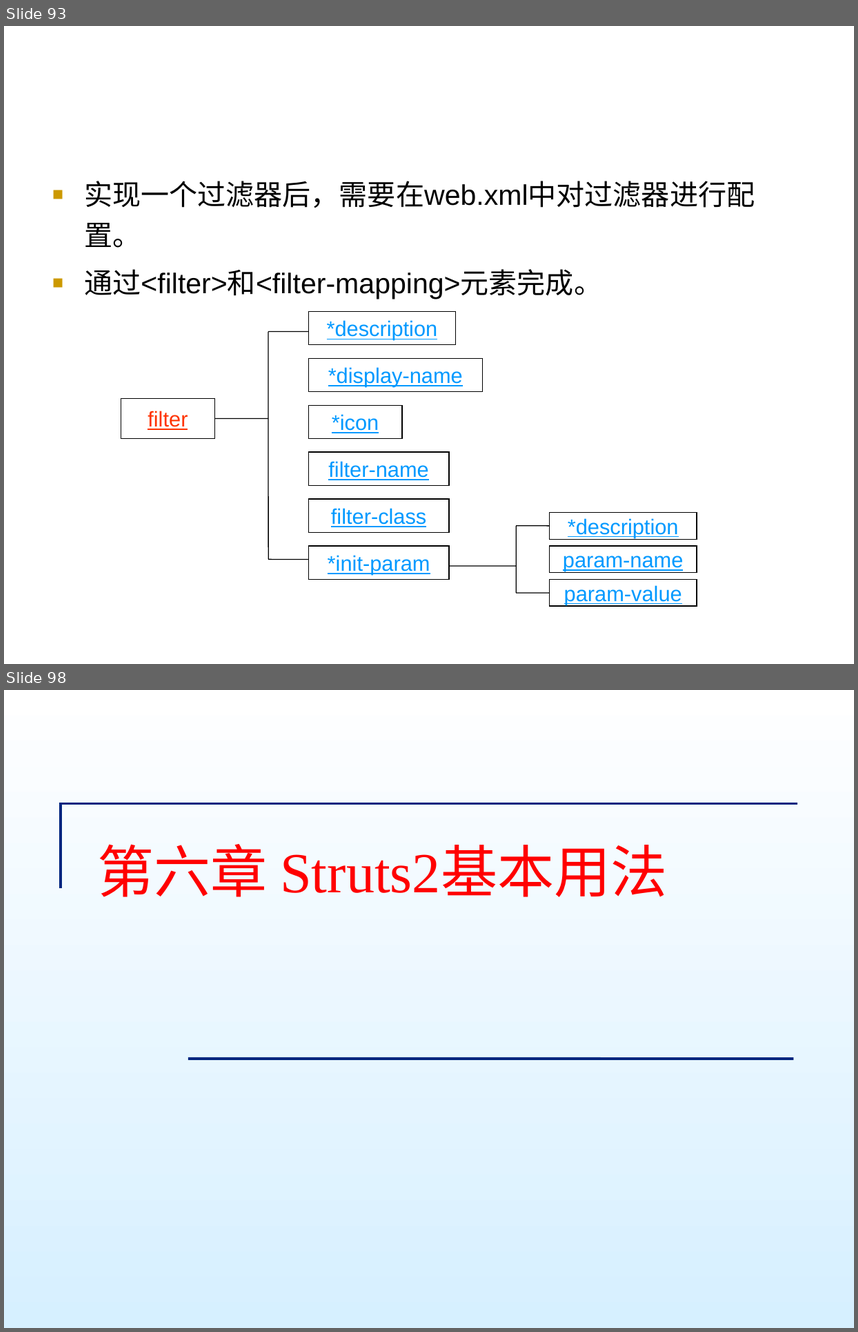
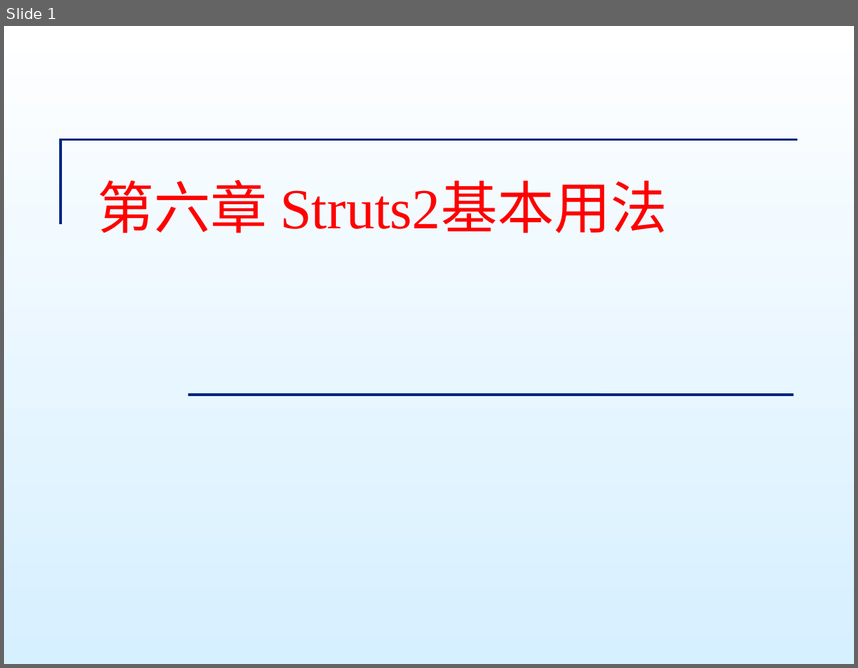
Before and after one commit to qxr777/JavaEECourse, a slide deck: PPT/Struts2.ppt. Shown one above the other, each under a label of ours: slides 93 and 98 before the commit, slide 1 after it; the slides between them are not shown. The pictures are 858x1332 and 858x668 pixels, drawn with LibreOffice and Linux fonts; fonts in the diff are those of the drawing; background and template pictures are left out. Boxes give left, top, right and bottom in pixels: in the first picture for what was removed or moved away, otherwise in the second. Text is boxed around its words. In the diff, an @@ line names an element or a change of style, - is before the commit and + after.

```diff
--- a/PPT/Struts2.ppt
+++ b/PPT/Struts2.ppt
@@ slide 93 removed at (x1=4, y1=26, x2=854, y2=664), background #FFFFFF @@
@@ text removed at (x1=84, y1=181, x2=755, y2=299) @@
-■ 实现一个过滤器后，需要在web.xml中对过滤器进行配置。
-■ 通过<filter>和<filter-mapping>元素完成。
@@ title removed at (x1=84, y1=269, x2=602, y2=299) @@
-过滤器的部署
@@ group removed at (x1=121, y1=312, x2=697, y2=606): 10 rectangles, 8 lines @@
-filter
-*init-param
-filter-class
-filter-name
-*icon
-*display-name
-*description
-*description
-param-name
-param-value
@@ what was slide 98 is now slide 1 @@
```
Also in this commit, not shown: 136 other slides removed, 2 other files.
